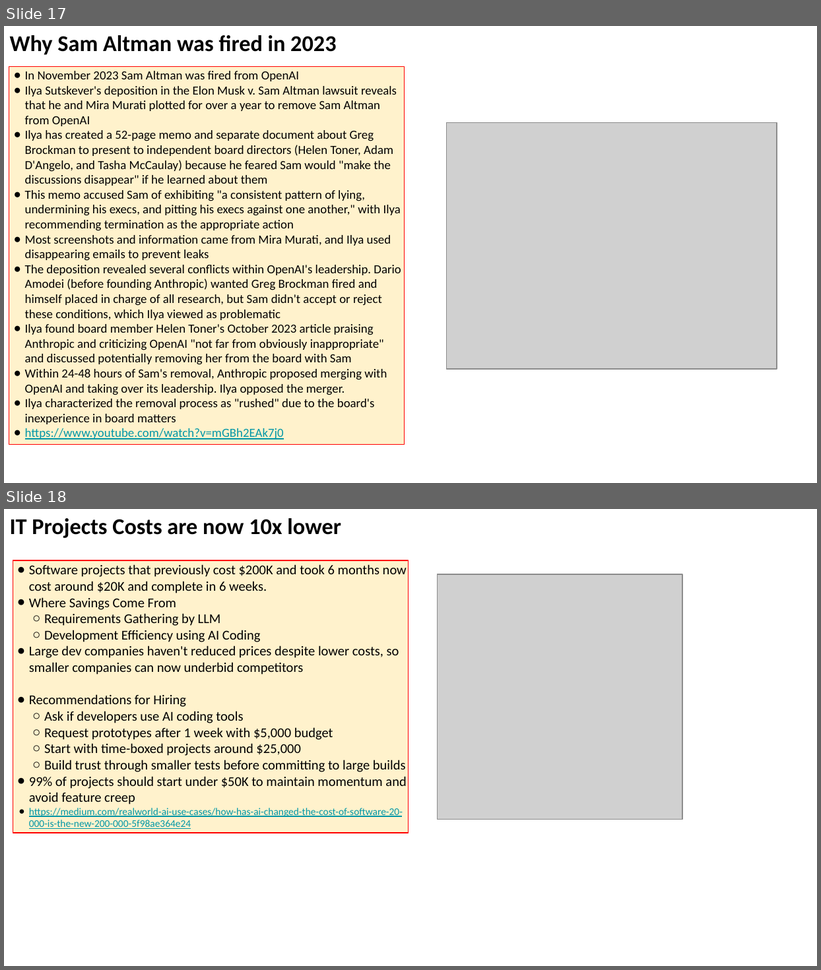
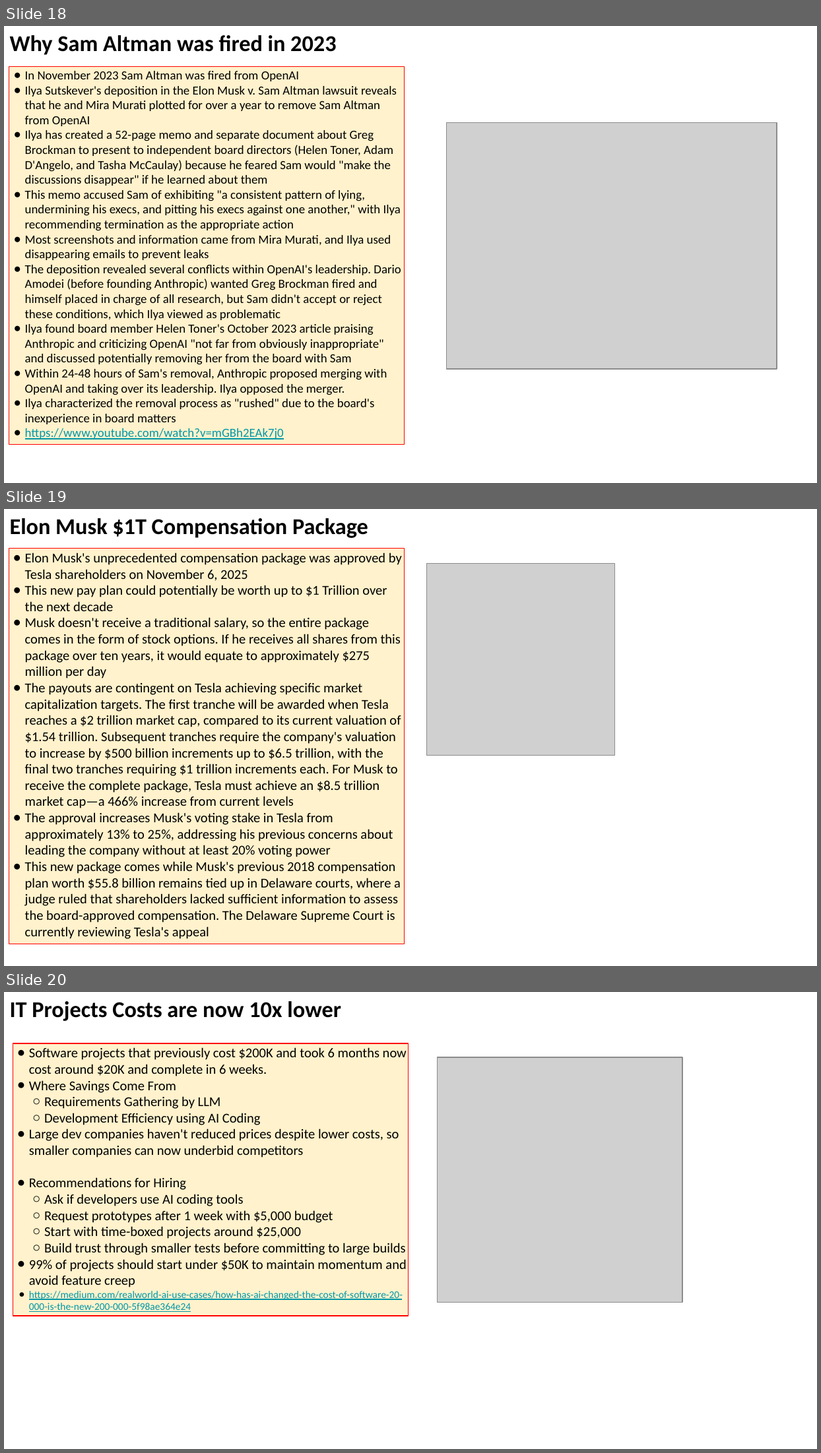
Before and after one commit to lselector/seminar, a slide deck: 2025/2025-11-07-AI-Updates.pptx. Shown one above the other, each under a label of ours: slides 17 and 18 before the commit, slides 18, 19 and 20 after it. The pictures are 821x970 and 821x1453 pixels, drawn with LibreOffice and Linux fonts; fonts in the diff are those of the drawing; grey boxes stand for pictures. Boxes give left, top, right and bottom in pixels: in the first picture for what was removed or moved away, otherwise in the second. Text is boxed around its words. In the diff, an @@ line names an element or a change of style, - is before the commit and + after.

```diff
--- a/2025/2025-11-07-AI-Updates.pptx
+++ b/2025/2025-11-07-AI-Updates.pptx
@@ slide 19 added at box(4, 509, 817, 966), background #FFFFFF @@
@@ text added at box(10, 518, 368, 538), 20 pt, text #000000, bold @@
+Elon Musk $1T Compensation Package
@@ rectangle added at box(9, 548, 404, 944), fill #FFF2CC, outline #FF0000 0.75 pt, 12 pt, text #000000 @@
+● Elon Musk's unprecedented compensation package was approved by Tesla shareholders on November 6, 2025
+● This new pay plan could potentially be worth up to $1 Trillion over the next decade
+● Musk doesn't receive a traditional salary, so the entire package comes in the form of stock options. If he receives all shares from this package over ten years, it would equate to approximately $275 million per day
+● The payouts are contingent on Tesla achieving specific market capitalization targets. The first tranche will be awarded when Tesla reaches a $2 trillion market cap, compared to its current valuation of $1.54 trillion. Subsequent tranches require the company's valuation to increase by $500 billion increments up to $6.5 trillion, with the final two tranches requiring $1 trillion increments each. For Musk to receive the complete package, Tesla must achieve an $8.5 trillion market cap—a 466% increase from current levels
+● The approval increases Musk's voting stake in Tesla from approximately 13% to 25%, addressing his previous concerns about leading the company without at least 20% voting power
+● This new package comes while Musk's previous 2018 compensation plan worth $55.8 billion remains tied up in Delaware courts, where a judge ruled that shareholders lacked sufficient information to assess the board-approved compensation. The Delaware Supreme Court is currently reviewing Tesla's appeal
@@ picture added at box(427, 564, 614, 755) @@
@@ what was slide 17 is now slide 18 @@
@@ what was slide 18 is now slide 20 @@
```
Also in this commit, not shown: 3 slides changed, 1 other slide added.
